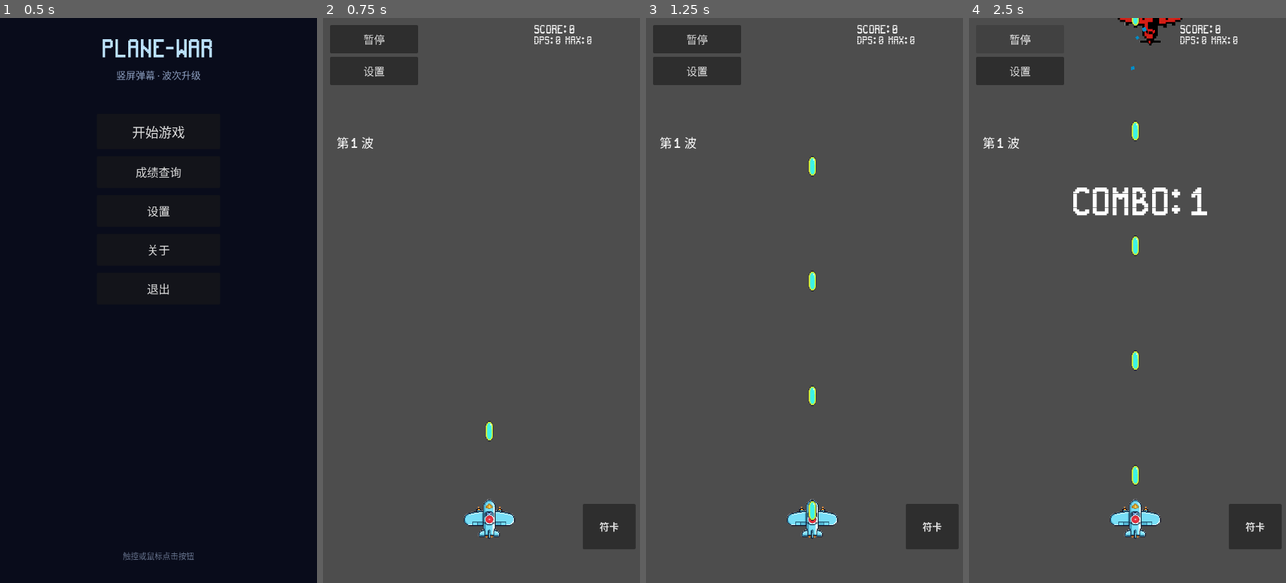
Above: before the commit, frames 1-4 (left to right).
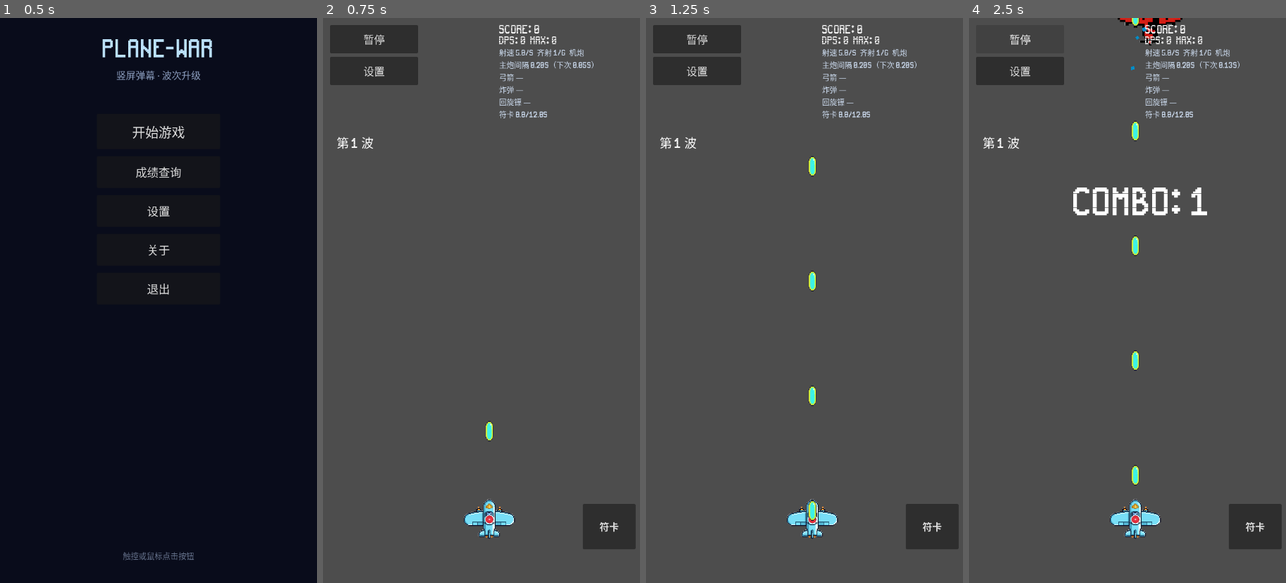
Above: after the commit, the same moments.

Repository: qingzhixing/plane-war
Game: Godot game, scene res://scenes/MainMenu.tscn
Two runs of this game, one before a commit and one after it. Both use one fixed random seed, a clock stepped at 60 frames per second and the inputs below. Sound files missing from this copy of the repository are replaced by a short silence.
Inputs:
- Up to frame 1 (0.5 s): no input
- Up to frame 2 (0.75 s): click "开始游戏" at 0.5 s
- Up to frame 3 (1.25 s): no input
- Up to frame 4 (2.5 s): click "暂停" at 1.25 s; click "继续" at 2 s

Frame 1 is identical in both runs. In frame 2, 1.0% of the frame differs, in the area x 55-86%, y 1-18%; in frame 3, 1.0%; in frame 4, 1.0%.

Commit message:
🎨 UI: 局内实时属性条（射速/冷却/齐射/DPS同区）
Made-with: Cursor

Diff:
--- a/scenes/Main.tscn
+++ b/scenes/Main.tscn
@@ -105,10 +105,10 @@
 
 [node name="TopRightVBox" type="VBoxContainer" parent="HUD/Root" unique_id=2115451006]
 layout_mode = 0
-offset_left = 480.0
+offset_left = 400.0
 offset_top = 16.0
-offset_right = 720.0
-offset_bottom = 220.0
+offset_right = 724.0
+offset_bottom = 420.0
 
 [node name="ScoreLabel" type="Label" parent="HUD/Root/TopRightVBox" unique_id=268481878]
 unique_name_in_owner = true
@@ -121,6 +121,14 @@
 layout_mode = 2
 theme_override_font_sizes/font_size = 22
 text = "DPS: 0  Max: 0"
+
+[node name="StatsLabel" type="Label" parent="HUD/Root/TopRightVBox" unique_id=2100010001]
+unique_name_in_owner = true
+layout_mode = 2
+theme_override_font_sizes/font_size = 17
+theme_override_colors/font_color = Color(0.82, 0.88, 0.96, 0.98)
+autowrap_mode = 3
+text = ""
 
 [node name="PostBossChoice" type="CanvasLayer" parent="." unique_id=1999888771]
 process_mode = 3
--- a/scripts/hud.gd
+++ b/scripts/hud.gd
@@ -27,6 +27,7 @@
 @onready var _score_label: Label = %ScoreLabel
 @onready var _combo_label: Label = %ComboLabel
 @onready var _dps_label: Label = %DpsLabel
+var _stats_label: Label = null
 var _spell_button: Button = null
 
 
@@ -48,6 +49,9 @@
 	_ensure_combo_screen_vfx_nodes()
 	if _dps_label != null:
 		_dps_label.mouse_filter = Control.MOUSE_FILTER_IGNORE
+	_ensure_stats_label()
+	if _stats_label != null:
+		_stats_label.mouse_filter = Control.MOUSE_FILTER_IGNORE
 
 	if _wave_label != null:
 		_wave_label.mouse_filter = Control.MOUSE_FILTER_IGNORE
@@ -102,6 +106,7 @@
 		_update_combo_screen_vfx(c)
 		if _dps_label != null:
 			_dps_label.text = "DPS: %.0f  Max: %.0f" % [cur, max_val]
+		_update_stats_label()
 		_update_spell_button()
 
 
@@ -352,6 +357,87 @@
 		audio.play_player_hurt()
 
 
+func _ensure_stats_label() -> void:
+	if _stats_label != null and is_instance_valid(_stats_label):
+		return
+	var existing := get_node_or_null("Root/TopRightVBox/StatsLabel") as Label
+	if existing != null:
+		_stats_label = existing
+		return
+	var vbox := get_node_or_null("Root/TopRightVBox") as VBoxContainer
+	if vbox == null:
+		return
+	var lab := Label.new()
+	lab.name = "StatsLabel"
+	lab.autowrap_mode = TextServer.AUTOWRAP_WORD_SMART
+	lab.theme_override_font_sizes["font_size"] = 17
+	lab.add_theme_color_override("font_color", Color(0.82, 0.88, 0.96, 0.98))
+	vbox.add_child(lab)
+	_stats_label = lab
+
+
+func _update_stats_label() -> void:
+	if _stats_label == null or not is_instance_valid(_stats_label):
+		return
+	var lines: PackedStringArray = []
+	if is_instance_valid(_player):
+		var eff_iv: float = 0.2
+		if _player.has_method("get_effective_fire_interval"):
+			eff_iv = float(_player.get_effective_fire_interval())
+		var rof: float = 1.0 / maxf(0.02, eff_iv)
+		var bc: int = 1
+		var bmax: int = 6
+		if _player.has_method("get_bullet_count"):
+			bc = int(_player.get_bullet_count())
+		if _player.has_method("get_max_bullet_count"):
+			bmax = int(_player.get_max_bullet_count())
+		var mode_str := "机炮"
+		if _player.has_method("get_weapon_mode") and str(_player.get_weapon_mode()) == "arrow":
+			mode_str = "弓箭"
+		var main_cd := 0.0
+		if _player.has_method("get_main_fire_cd_remaining"):
+			main_cd = float(_player.get_main_fire_cd_remaining())
+		lines.append("射速 %.1f/s  齐射 %d/%d  %s" % [rof, bc, bmax, mode_str])
+		lines.append("主炮间隔 %.2fs（下次 %.2fs）" % [eff_iv, main_cd])
+		if _player.has_method("has_weapon_unlocked") and _player.has_weapon_unlocked("arrow"):
+			var ar := float(_player.arrow_auto_interval) if "arrow_auto_interval" in _player else 1.4
+			var ar_rem := 0.0
+			if _player.has_method("get_arrow_cd_remaining"):
+				ar_rem = float(_player.get_arrow_cd_remaining())
+			var ar_n := 1
+			if _player.has_method("get_arrow_shot_count"):
+				ar_n = int(_player.get_arrow_shot_count())
+			lines.append("弓箭 %.1f/%.1fs  ×%d" % [ar_rem, ar, ar_n])
+		else:
+			lines.append("弓箭 —")
+		if _player.has_method("has_weapon_unlocked") and _player.has_weapon_unlocked("bomb"):
+			var bm := float(_player.bomb_auto_interval) if "bomb_auto_interval" in _player else 2.5
+			var bm_rem := 0.0
+			if _player.has_method("get_bomb_cd_remaining"):
+				bm_rem = float(_player.get_bomb_cd_remaining())
+			var bm_n := 1
+			if _player.has_method("get_bomb_shot_count"):
+				bm_n = int(_player.get_bomb_shot_count())
+			lines.append("炸弹 %.1f/%.1fs  ×%d" % [bm_rem, bm, bm_n])
+		else:
+			lines.append("炸弹 —")
+		if _player.has_method("has_weapon_unlocked") and _player.has_weapon_unlocked("boomerang"):
+			var air := 0
+			var vol := 1
+			if _player.has_method("get_boomerang_airborne"):
+				air = int(_player.get_boomerang_airborne())
+			if _player.has_method("get_boomerang_shot_count"):
+				vol = int(_player.get_boomerang_shot_count())
+			lines.append("回旋镖 场上%d  齐射%d" % [air, vol])
+		else:
+			lines.append("回旋镖 —")
+	if is_instance_valid(_main) and _main.has_method("get_spell_cooldown_remaining"):
+		var sp_r := float(_main.get_spell_cooldown_remaining())
+		var sp_t := float(_main.get_spell_cooldown_total()) if _main.has_method("get_spell_cooldown_total") else 12.0
+		lines.append("符卡 %.1f/%.1fs" % [sp_r, sp_t])
+	_stats_label.text = "\n".join(lines)
+
+
 func _ensure_spell_button() -> void:
 	var root := get_node_or_null("Root") as Control
 	if root == null:
--- a/scripts/player.gd
+++ b/scripts/player.gd
@@ -290,6 +290,40 @@
 
 func get_weapon_mode() -> String:
 	return _weapon_mode
+
+
+## HUD：有效主炮射击间隔（秒/发，含连击射速倍率）
+func get_effective_fire_interval() -> float:
+	return fire_interval / maxf(0.1, _combo_fire_rate_mult)
+
+
+## HUD：距离下一发主武器的时间（秒）
+func get_main_fire_cd_remaining() -> float:
+	return maxf(0.0, _fire_timer)
+
+
+func get_arrow_cd_remaining() -> float:
+	return maxf(0.0, _arrow_auto_timer)
+
+
+func get_bomb_cd_remaining() -> float:
+	return maxf(0.0, _bomb_auto_timer)
+
+
+func get_boomerang_airborne() -> int:
+	return _boomerang_airborne
+
+
+func get_boomerang_shot_count() -> int:
+	return maxi(1, _boomerang_shot_count)
+
+
+func get_arrow_shot_count() -> int:
+	return maxi(1, _arrow_shot_count)
+
+
+func get_bomb_shot_count() -> int:
+	return maxi(1, _bomb_shot_count)
 
 
 func set_combo_buff_tier(tier: int) -> void:
